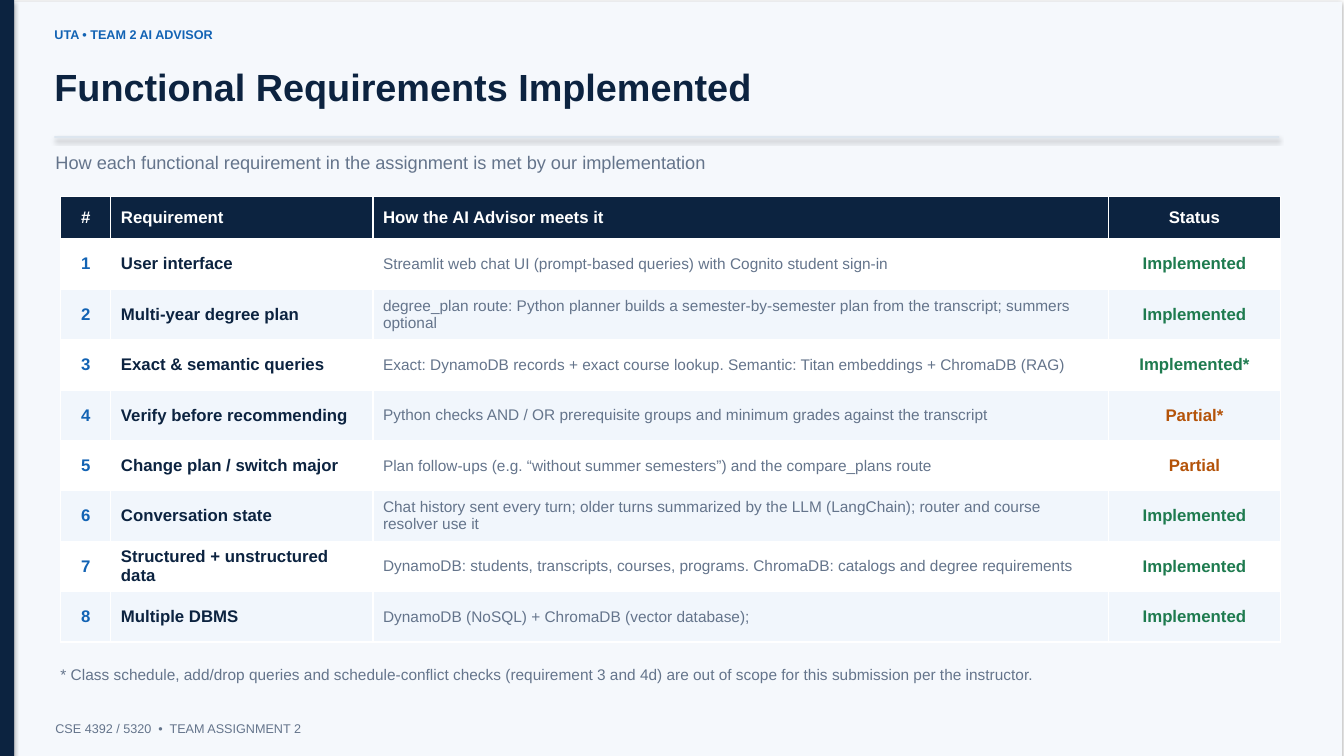
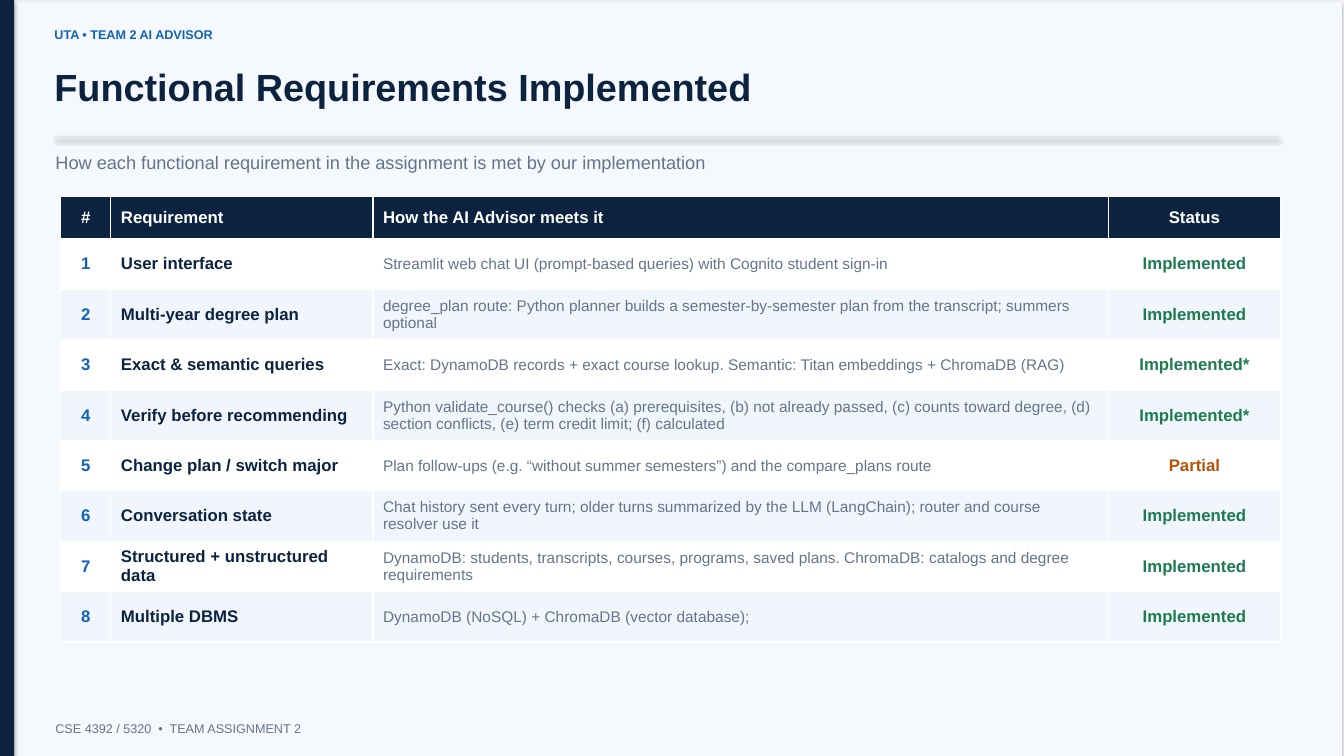
Before and after one commit to marvinwel/cse_4392_team_2, a slide deck: slide 3 of project2/subbmission/presentation/UTA_Team2_AI_Advisor_slides.pptx. Drawn at 1344x756 pixels with LibreOffice and Linux fonts; fonts in the diff are those of the drawing. Boxes give left, top, right and bottom in pixels: in the first picture for what was removed or moved away, otherwise in the second. Text is boxed around its words. In the diff, an @@ line names an element or a change of style, - is before the commit and + after.

```diff
--- a/project2/subbmission/presentation/UTA_Team2_AI_Advisor_slides.pptx
+++ b/project2/subbmission/presentation/UTA_Team2_AI_Advisor_slides.pptx
@@ table at [60, 197, 1280, 642] @@
-row 5, column 3: Python checks AND / OR prerequisite groups and minimum grades against the transcript
+row 5, column 3: Python validate_course() checks (a) prerequisites, (b) not already passed, (c) counts toward degree, (d) section conflicts, (e) term credit limit; (f) calculated
-row 5, column 4: Partial*
+row 5, column 4: Implemented*
-row 8, column 3: DynamoDB: students, transcripts, courses, programs. ChromaDB: catalogs and degree requirements
+row 8, column 3: DynamoDB: students, transcripts, courses, programs, saved plans. ChromaDB: catalogs and degree requirements
@@ text removed at [71, 669, 1033, 683] @@
-* Class schedule, add/drop queries and schedule-conflict checks (requirement 3 and 4d) are out of scope for this submission per the instructor.
```
Also in this commit, not shown: 2 other slides changed, 1 slide added, 9 other files.
